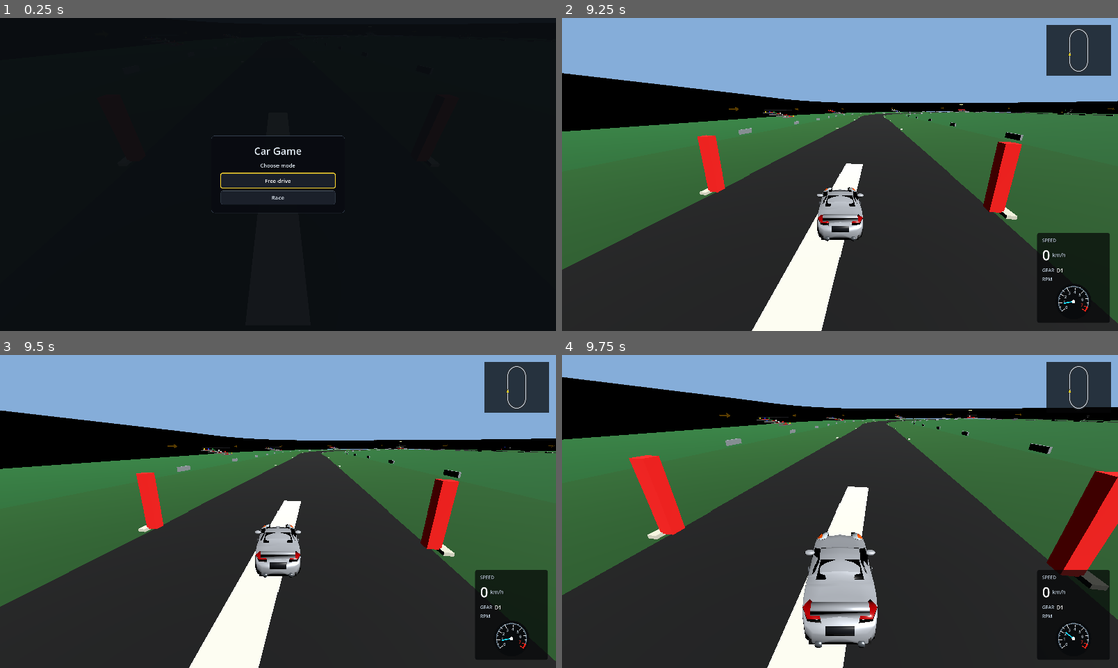
Above: before the commit, frames 1-4 (two rows, left to right).
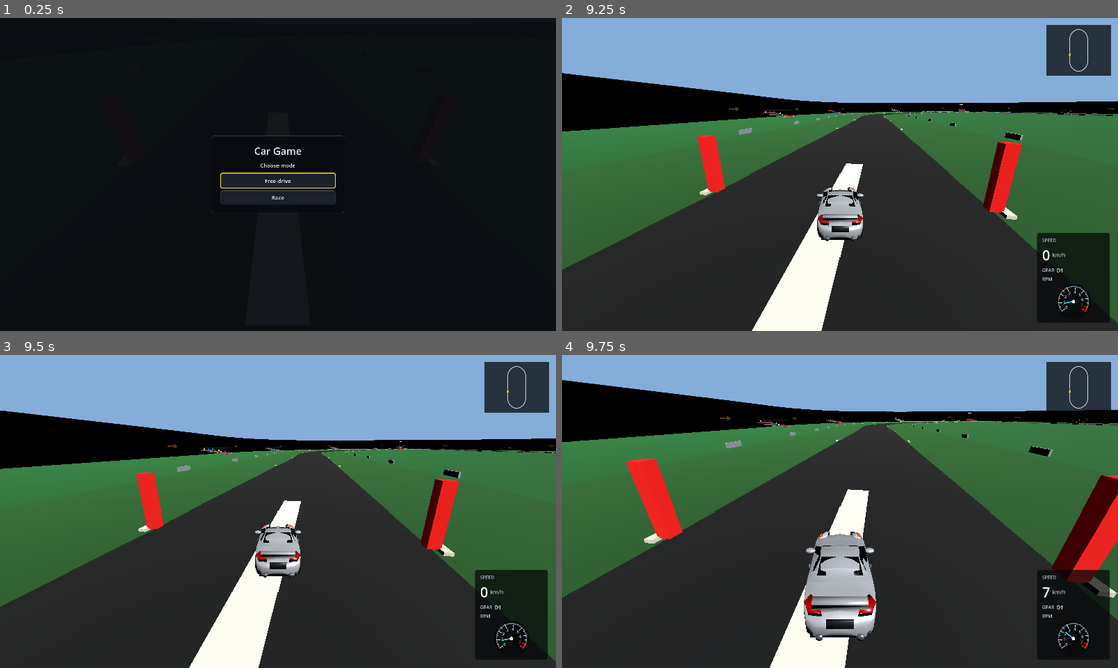
Above: after the commit, the same moments.

Repository: Dziuras98/car-game
Game: Godot game, scene res://scenes/startup.tscn
Same seed, same stepped clock (60 frames per second), same inputs: the game is played once before the commit and once after it.
Inputs:
- Up to frame 1 (0.25 s): no input
- Up to frame 2 (9.25 s): click "Free drive" at 0.5 s; click "Simple oval" at 1.25 s; click "Nissan 370Z" at 2 s; click "370Z automatic" at 2.75 s; tap Enter at 3.5 s; hold Right (steer-right) 3.53-4.28 s; tap C (camera-back) every 1.5 s from 3.6 to 8.1 s; hold Down (brake) 4.28-5.03 s; tap T (switch-car) every 1.5 s from 4.35 to 8.85 s; tap R (reset-car) at 5 s; hold Right (steer-right) 5.03-5.78 s; hold Up (accelerate) 5.78-6.53 s; hold Left (steer-left) 6.53-8.03 s; hold Down (brake) 8.03-8.78 s; hold Right (steer-right) from 8.78 s (still down)
- Up to frame 3 (9.5 s): keep holding Right (steer-right)
- Up to frame 4 (9.75 s): release Right (steer-right) at 9.53 s; hold Up (accelerate) from 9.53 s (still down); tap C (camera-back) at 9.6 s

Frames 1-3 are identical in both runs. In frame 4, 7.4% of the frame differs, in the area x 0-100%, y 7-100%.

Commit message:
Apply automatic drive direction deadzone

Diff:
--- a/scripts/car/car_powertrain_controller.gd
+++ b/scripts/car/car_powertrain_controller.gd
@@ -208,7 +208,14 @@
 
 func _apply_throttle(state: CarRuntimeState, throttle: float, delta: float) -> void:
 	if _config.uses_geared_transmission():
-		if _config.is_automatic_transmission() and (state.current_gear < 1 or state.forward_speed < 0.0):
+		var direction_threshold: float = AutomaticTransmissionModel.DIRECTION_CHANGE_SPEED_THRESHOLD
+		if (
+			_config.is_automatic_transmission()
+			and (
+				state.current_gear < 1
+				or state.forward_speed < -direction_threshold
+			)
+		):
 			state.forward_speed = move_toward(state.forward_speed, 0.0, _config.brake_deceleration * throttle * _get_longitudinal_grip_factor(state) * delta)
 		else:
 			state.forward_speed += _get_transmission_drive_acceleration(state, throttle) * delta
@@ -223,7 +230,7 @@
 		return
 	if _config.is_automatic_transmission():
 		if state.current_gear < 0:
-			if state.forward_speed > 0.0:
+			if state.forward_speed > AutomaticTransmissionModel.DIRECTION_CHANGE_SPEED_THRESHOLD:
 				state.forward_speed = move_toward(state.forward_speed, 0.0, brake_delta)
 			else:
 				state.forward_speed += _get_transmission_drive_acceleration(state, brake) * delta
